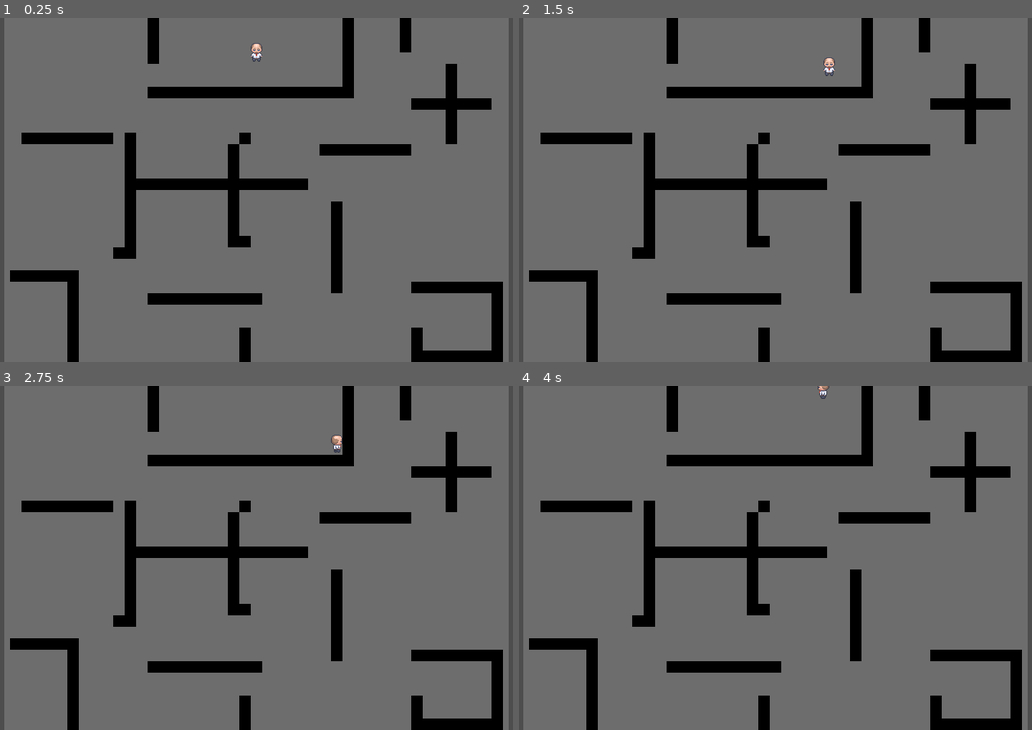
Above: before the commit, frames 1-4 (two rows, left to right).
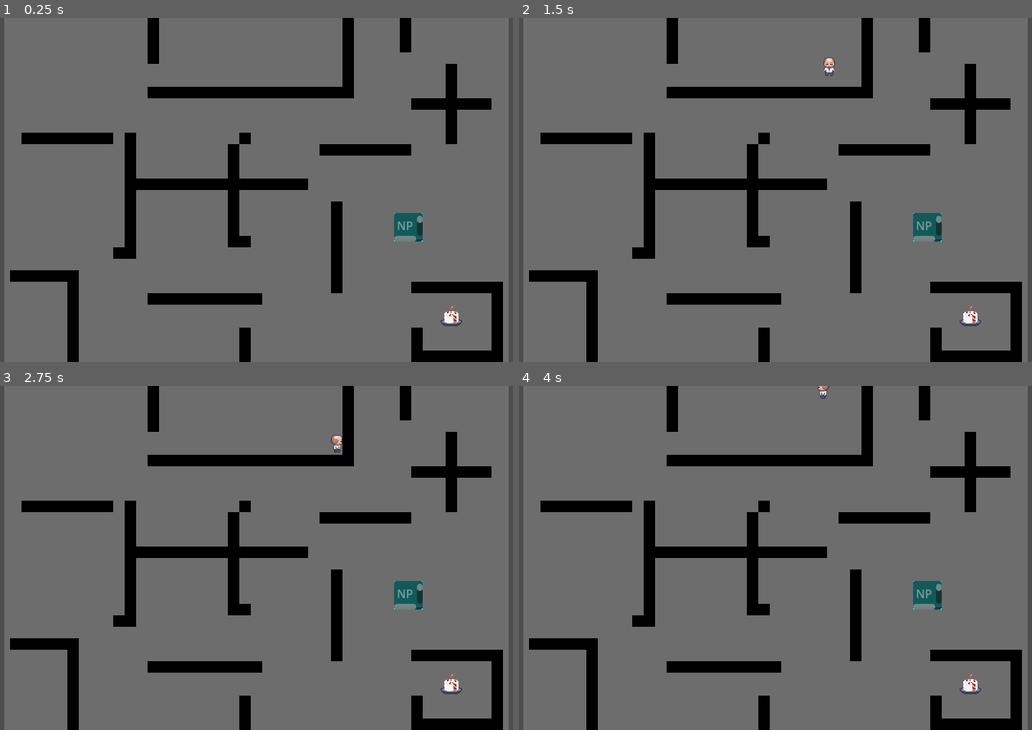
Above: after the commit, the same moments.

Repository: ChrisFlanTheMan/Busy-Work
Game: Godot game, scene res://BasicLevel.tscn
Same seed, same stepped clock (60 frames per second), same inputs: the game is played once before the commit and once after it. This scene is started directly instead of the project's main scene. The engine's default icon, where the game draws it, is replaced by a stand-in: a white triangle on a blue panel in a dark square.
Inputs:
- Up to frame 1 (0.25 s): no input
- Up to frame 2 (1.5 s): tap Enter at 0.5, 0.6, 1.35 s; hold D 0.53-1.28 s; hold S from 1.28 s (still down)
- Up to frame 3 (2.75 s): tap Space at 2 s; release S at 2.03 s; hold D from 2.03 s (still down); tap Enter at 2.1 s
- Up to frame 4 (4 s): release D at 2.78 s; hold W 2.78-3.53 s; tap Enter at 2.85, 3.6 s; hold A from 3.53 s (still down)

The runs differ from the first frame. In frame 1, 0.6% of the frame differs, in the area x 48-91%, y 7-90%; in frame 2, 0.5%; in frame 3, 0.5%; in frame 4, 0.5%.

Commit message:
Add cake and NPC to basic level

Diff:
--- /dev/null
+++ b/BasicLevel.gd
@@ -0,0 +1,17 @@
+extends Node2D
+
+var playerScene = preload("res://player.tscn")
+
+# Called when the node enters the scene tree for the first time.
+func _ready():
+	PlayerInput.playerAdded.connect(addPlayer)
+
+# Called every frame. 'delta' is the elapsed time since the previous frame.
+func _process(delta):
+	pass
+
+func addPlayer(playerId):
+	var player = playerScene.instantiate()
+	player.playerId = playerId
+	player.position = $SpawnPoint.position
+	add_child(player)
--- a/BasicLevel.tscn
+++ b/BasicLevel.tscn
@@ -1,8 +1,15 @@
-[gd_scene load_steps=6 format=3 uid="uid://behc0vl57r8uj"]
+[gd_scene load_steps=9 format=3 uid="uid://40fl6sudxlgv"]
 
-[ext_resource type="PackedScene" uid="uid://dy2sgfvy4jpjl" path="res://player.tscn" id="1_oopxn"]
+[ext_resource type="Script" path="res://BasicLevel.gd" id="1_1brv6"]
 [ext_resource type="PackedScene" uid="uid://dtll4y64nibr6" path="res://enemy.tscn" id="2_holq4"]
 [ext_resource type="Texture2D" uid="uid://damaw3e7sethe" path="res://assets/cubicle-wall.png" id="3_w53fw"]
+[ext_resource type="PackedScene" uid="uid://cbuv6ki8mnflh" path="res://cake.tscn" id="4_kedwi"]
+[ext_resource type="PackedScene" path="res://npc.tscn" id="5_ql6i5"]
+
+[sub_resource type="NavigationPolygon" id="NavigationPolygon_m2pew"]
+vertices = PackedVector2Array(0, 0, 720, 0, 720, 480, 0, 480)
+polygons = Array[PackedInt32Array]([PackedInt32Array(0, 1, 2, 3)])
+outlines = Array[PackedVector2Array]([PackedVector2Array(0, 0, 720, 0, 720, 480, 0, 480)])
 
 [sub_resource type="TileSetAtlasSource" id="TileSetAtlasSource_myx26"]
 texture = ExtResource("3_w53fw")
@@ -17,16 +24,17 @@
 sources/0 = SubResource("TileSetAtlasSource_myx26")
 
 [node name="BasicLevel" type="Node2D"]
+script = ExtResource("1_1brv6")
+
+[node name="NavigationRegion2D" type="NavigationRegion2D" parent="."]
+position = Vector2(552, 272)
+navigation_polygon = SubResource("NavigationPolygon_m2pew")
 
 [node name="ColorRect" type="ColorRect" parent="."]
 offset_left = 8.0
 offset_right = 712.0
 offset_bottom = 480.0
 color = Color(0.427493, 0.427493, 0.427493, 1)
-
-[node name="Player" parent="." instance=ExtResource("1_oopxn")]
-z_index = 2
-position = Vector2(360, 48)
 
 [node name="Boss" parent="." instance=ExtResource("2_holq4")]
 visible = false
@@ -37,3 +45,12 @@
 format = 2
 layer_0/name = "Walls"
 layer_0/tile_data = PackedInt32Array(1441793, 0, 0, 1441794, 0, 0, 1441795, 0, 0, 1441796, 0, 0, 1441797, 0, 0, 1638406 …(2126 unchanged characters)…
+
+[node name="SpawnPoint" type="Marker2D" parent="."]
+position = Vector2(360, 48)
+
+[node name="Cake" parent="." instance=ExtResource("4_kedwi")]
+position = Vector2(632, 416)
+
+[node name="npc" parent="." instance=ExtResource("5_ql6i5")]
+position = Vector2(552, 272)
--- /dev/null
+++ b/cake.tscn
@@ -0,0 +1,53 @@
+[gd_scene load_steps=8 format=3 uid="uid://cbuv6ki8mnflh"]
+
+[ext_resource type="Texture2D" uid="uid://bunik18wv2u0" path="res://assets/cakespritesheet.png" id="1_aghfp"]
+
+[sub_resource type="AtlasTexture" id="AtlasTexture_rycpi"]
+atlas = ExtResource("1_aghfp")
+region = Rect2(0, 0, 32, 32)
+
+[sub_resource type="AtlasTexture" id="AtlasTexture_mpdqe"]
+atlas = ExtResource("1_aghfp")
+region = Rect2(32, 0, 32, 32)
+
+[sub_resource type="AtlasTexture" id="AtlasTexture_080dm"]
+atlas = ExtResource("1_aghfp")
+region = Rect2(64, 0, 32, 32)
+
+[sub_resource type="AtlasTexture" id="AtlasTexture_w8m6h"]
+atlas = ExtResource("1_aghfp")
+region = Rect2(96, 0, 32, 32)
+
+[sub_resource type="AtlasTexture" id="AtlasTexture_6jlrm"]
+atlas = ExtResource("1_aghfp")
+region = Rect2(128, 0, 32, 32)
+
+[sub_resource type="SpriteFrames" id="SpriteFrames_jtx5j"]
+animations = [{
+"frames": [{
+"duration": 1.0,
+"texture": SubResource("AtlasTexture_rycpi")
+}, {
+"duration": 1.0,
+"texture": SubResource("AtlasTexture_mpdqe")
+}, {
+"duration": 1.0,
+"texture": SubResource("AtlasTexture_080dm")
+}, {
+"duration": 1.0,
+"texture": SubResource("AtlasTexture_w8m6h")
+}, {
+"duration": 1.0,
+"texture": SubResource("AtlasTexture_6jlrm")
+}],
+"loop": true,
+"name": &"default",
+"speed": 5.0
+}]
+
+[node name="Cake" type="Node2D"]
+
+[node name="AnimatedSprite2D" type="AnimatedSprite2D" parent="."]
+sprite_frames = SubResource("SpriteFrames_jtx5j")
+
+[node name="AnimationPlayer" type="AnimationPlayer" parent="."]
Binary file added: assets/cakespritesheet.png
Not shown, added: assets/cakespritesheet.png.import
